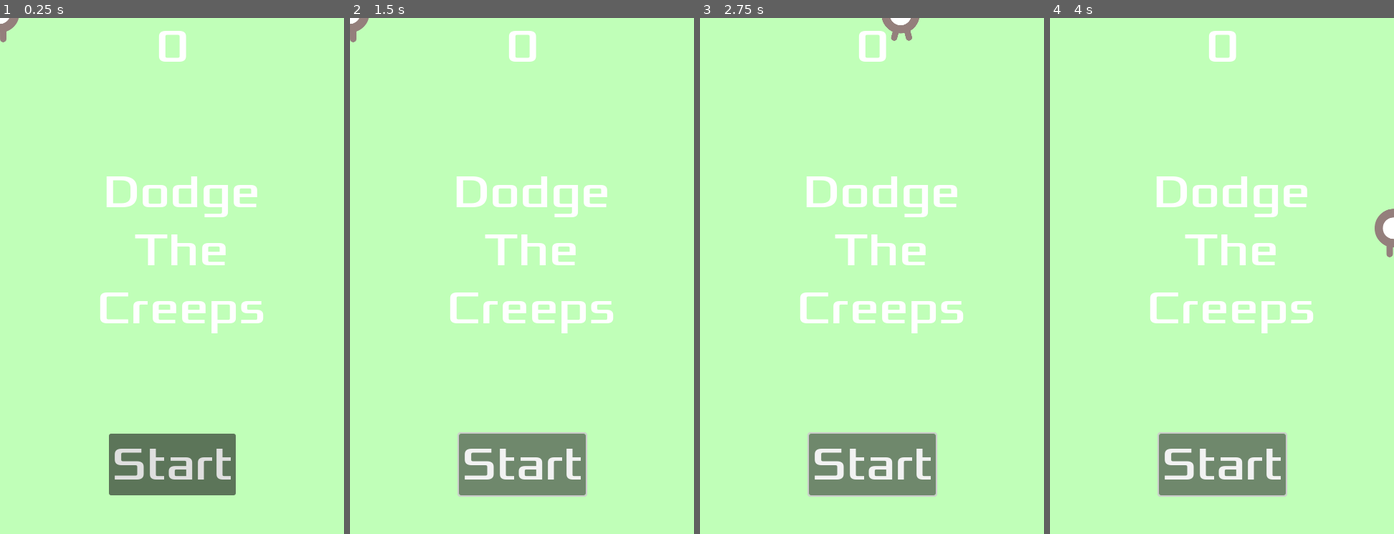
Above: before the commit, frames 1-4 (left to right).
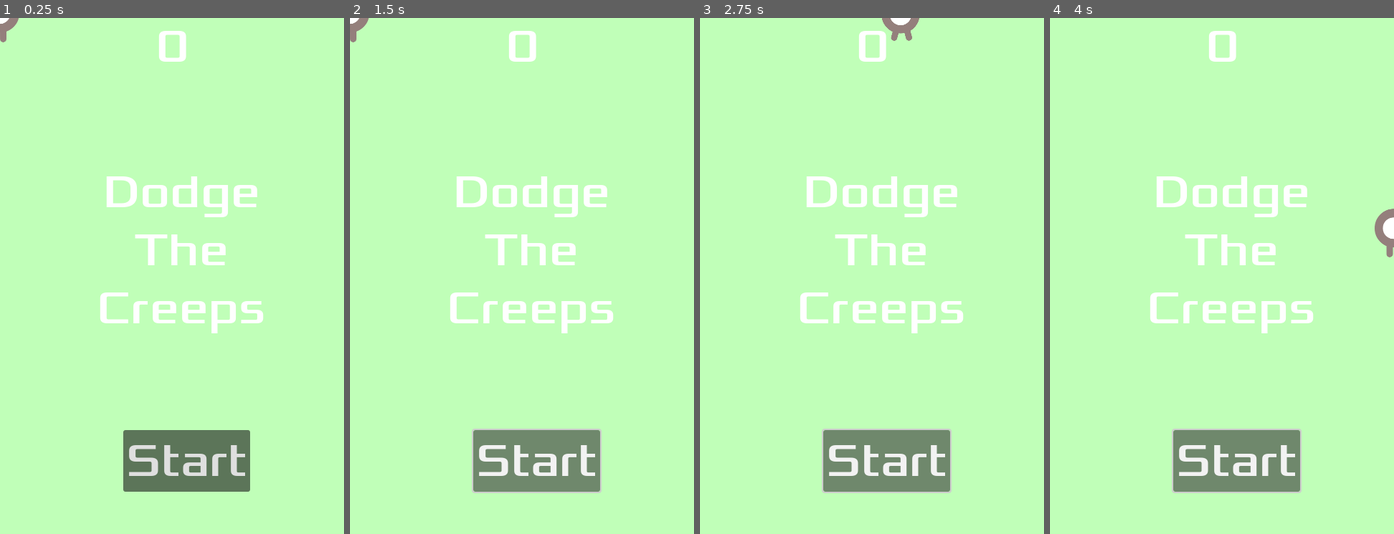
Above: after the commit, the same moments.

Repository: riddled1002/godotFirstGame
Game: Godot game, scene res://main.tscn
The game is run twice, just before and just after one commit, with the same random seed, the same clock (stepped at 60 frames per second) and the same inputs.
Inputs:
- Up to frame 1 (0.25 s): no input
- Up to frame 2 (1.5 s): click "Start" at 0.5 s; click "Start" at 1.25 s
- Up to frame 3 (2.75 s): tap Enter at 2 s; hold Right (move_right) from 2.03 s (still down)
- Up to frame 4 (4 s): release Right (move_right) at 2.78 s; hold Down (move_down) 2.78-3.53 s; hold Right (move_right) from 3.53 s (still down)

The runs differ from the first frame. In frame 1, 2.5% of the frame differs, in the area x 31-73%, y 79-93%; in frame 2, 2.9%, in the area x 31-74%, y 79-93%; in frame 3, 2.9%; in frame 4, 2.9%.

Commit message:
modified:   hud.tscn
Relocated start button.

Diff:
--- a/hud.tscn
+++ b/hud.tscn
@@ -42,10 +42,10 @@
 anchor_top = 1.0
 anchor_right = 0.5
 anchor_bottom = 1.0
-offset_left = -88.5
-offset_top = -140.0
-offset_right = 88.5
-offset_bottom = -54.0
+offset_left = -68.0
+offset_top = -145.0
+offset_right = 109.0
+offset_bottom = -59.0
 grow_horizontal = 2
 grow_vertical = 0
 theme_override_fonts/font = ExtResource("2_x1gqy")
